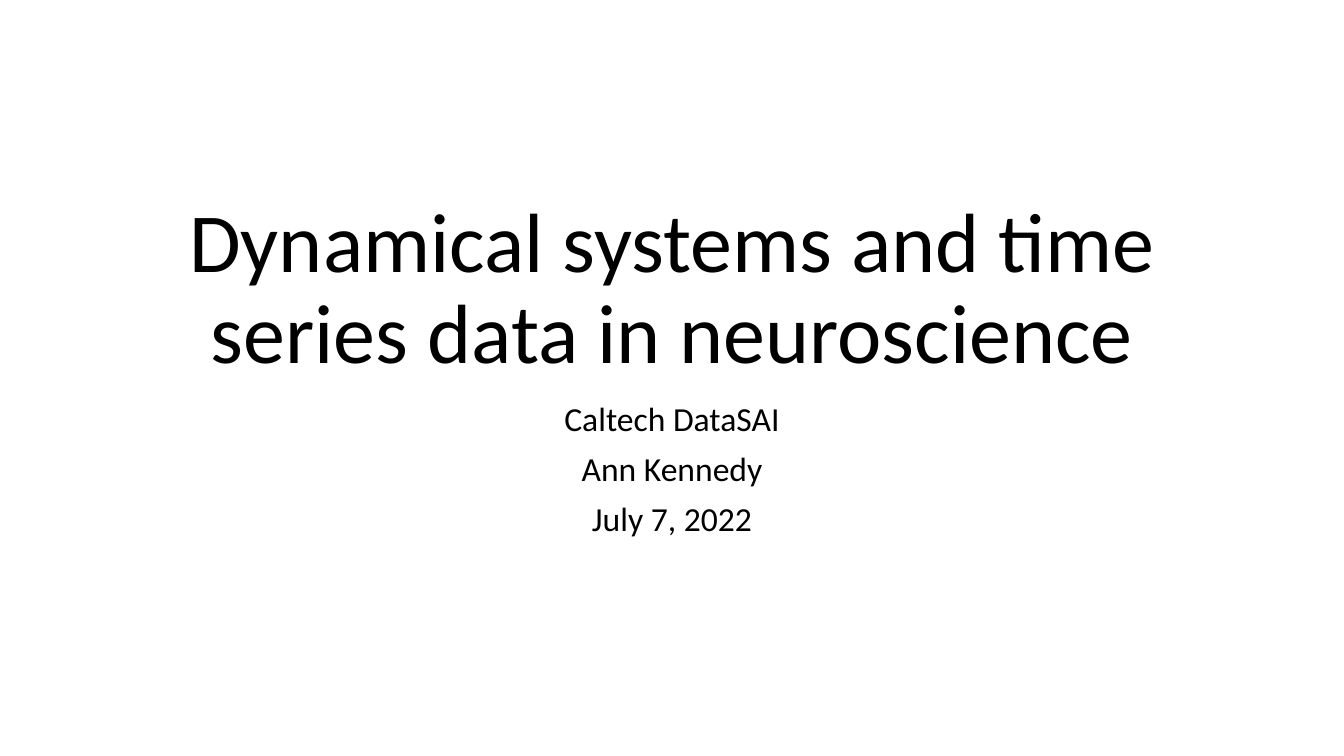
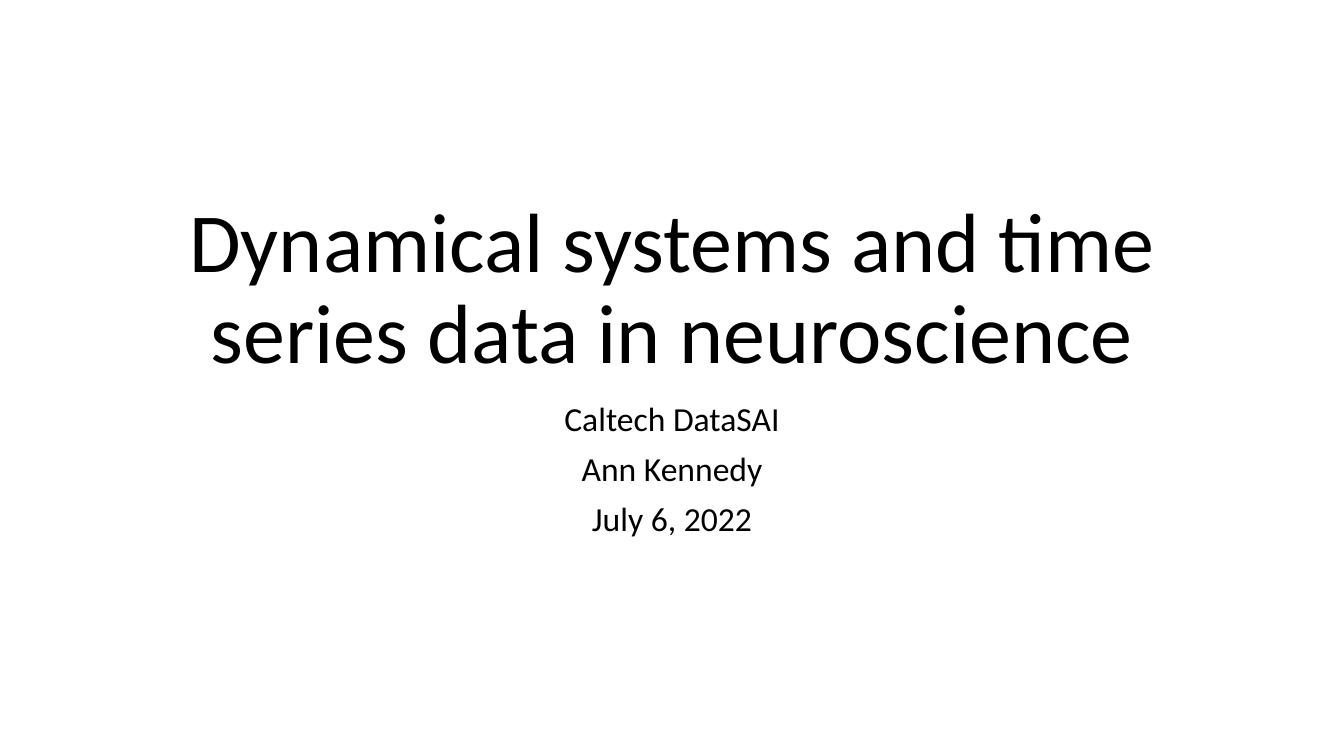
Before and after one commit to SaberaTalukder/Chen_Institute_DataSAI_for_Neuroscience, a slide deck: slide 1 of 07_06_22_day2_dynamical_time_series/slides/day2_introduction.pptx. Drawn at 1344x756 pixels with LibreOffice and Linux fonts; fonts in the diff are those of the drawing. Boxes give left, top, right and bottom in pixels: in the first picture for what was removed or moved away, otherwise in the second. Text is boxed around its words. In the diff, an @@ line names an element or a change of style, - is before the commit and + after.

Commit message:
slide fixes

```diff
--- a/07_06_22_day2_dynamical_time_series/slides/day2_introduction.pptx
+++ b/07_06_22_day2_dynamical_time_series/slides/day2_introduction.pptx
@@ subtitle at [592,507,752,537]: text changed @@
-July 7, 2022
+July 6, 2022
```
Also in this commit, not shown: 1 other file.
